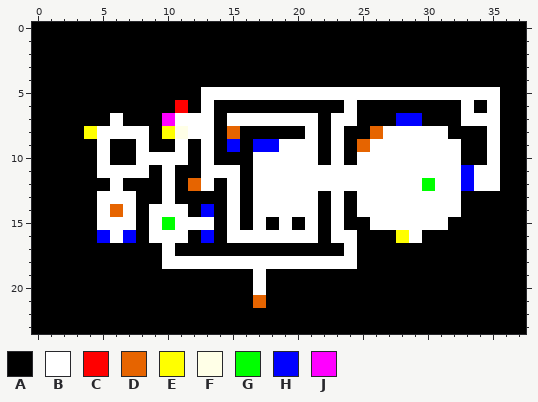
Pixel-art sprite -- dungies/assets/maps/beanbeam.png. Above is the file before it was changed.
The file is 38x24 pixels. Colours within 5 levels of each other are drawn and written as one.
Palette (. is transparent): A #000000  B #ffffff  C #ff0000  D #e66400  E #ffff00  F #ffffe7  G #00ff00  H #0000ff  J #ff00ff
After the commit:
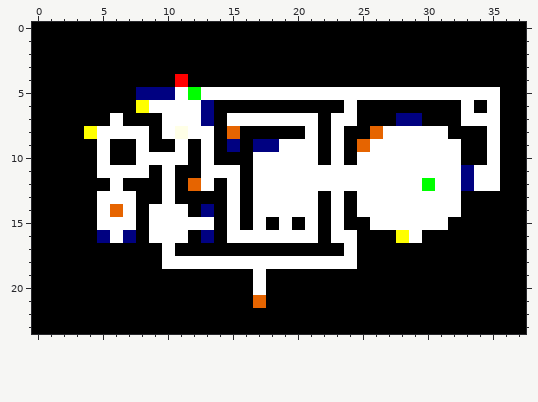
The exact change:
colour H: #0000ff -> #000181
y 4: x 11 A -> C
y 5: x 8..12 AAAAA -> HHHBG
y 6: x 8..13 AAACAB -> EBBBBH
y 7: x 10 J -> B; x 13 B -> H
y 8: x 10 E -> B
y 15: x 10 G -> B
